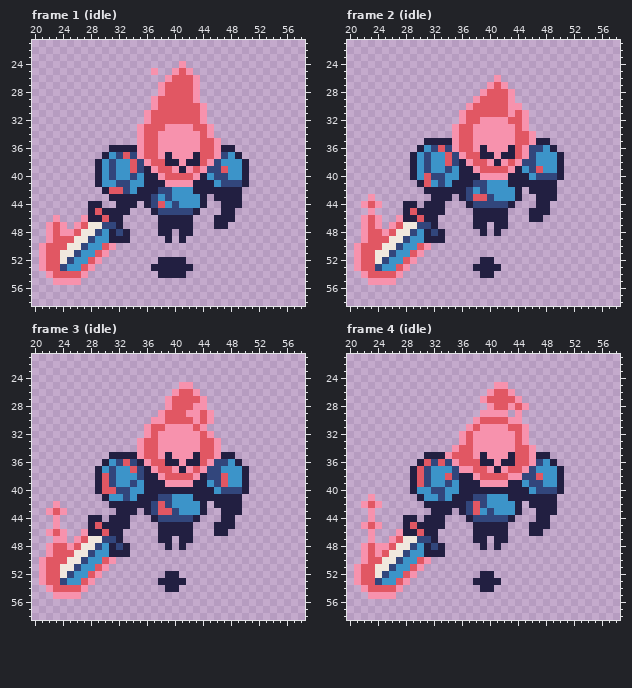
Pixel-art file -- android/assets/ase/actor_burning_knight.ase. The picture above is the old version.
80x80 pixels, 15 frames. Shown: frame 1 (idle): x 20..58, y 21..58; frame 2 (idle): x 20..58, y 21..58; frame 3 (idle): x 20..58, y 21..58; frame 4 (idle): x 20..58, y 21..58. The commit also changed other frames, which this record leaves out.
Once edited:
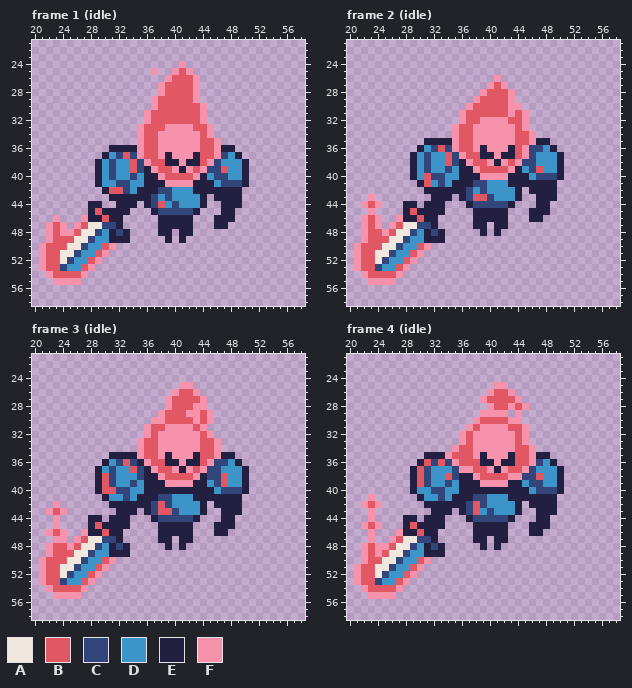
Palette (. is transparent): A #f0e8de  B #e15763  C #32467c  D #3c94c9  E #221f41  F #f792ad
Changes in this commit:
layer "burning knight/shadow" removed
Frame 1 (idle):
y 52: x 38..41 EEEE -> ....
y 53: x 37..42 EEEEEE -> ......
y 54: x 38..41 EEEE -> ....
Frame 2 (idle):
y 52: x 39..40 EE -> ..
y 53: x 38..41 EEEE -> ....
y 54: x 39..40 EE -> ..
Frame 3 (idle): the same change as frame 2 (idle)
Frame 4 (idle): the same change as frame 2 (idle)
